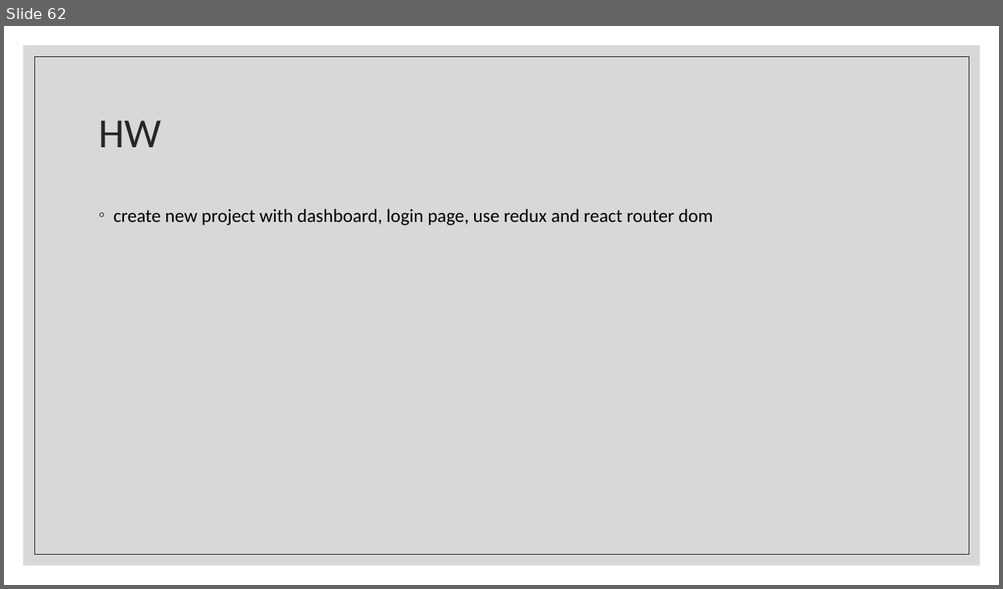
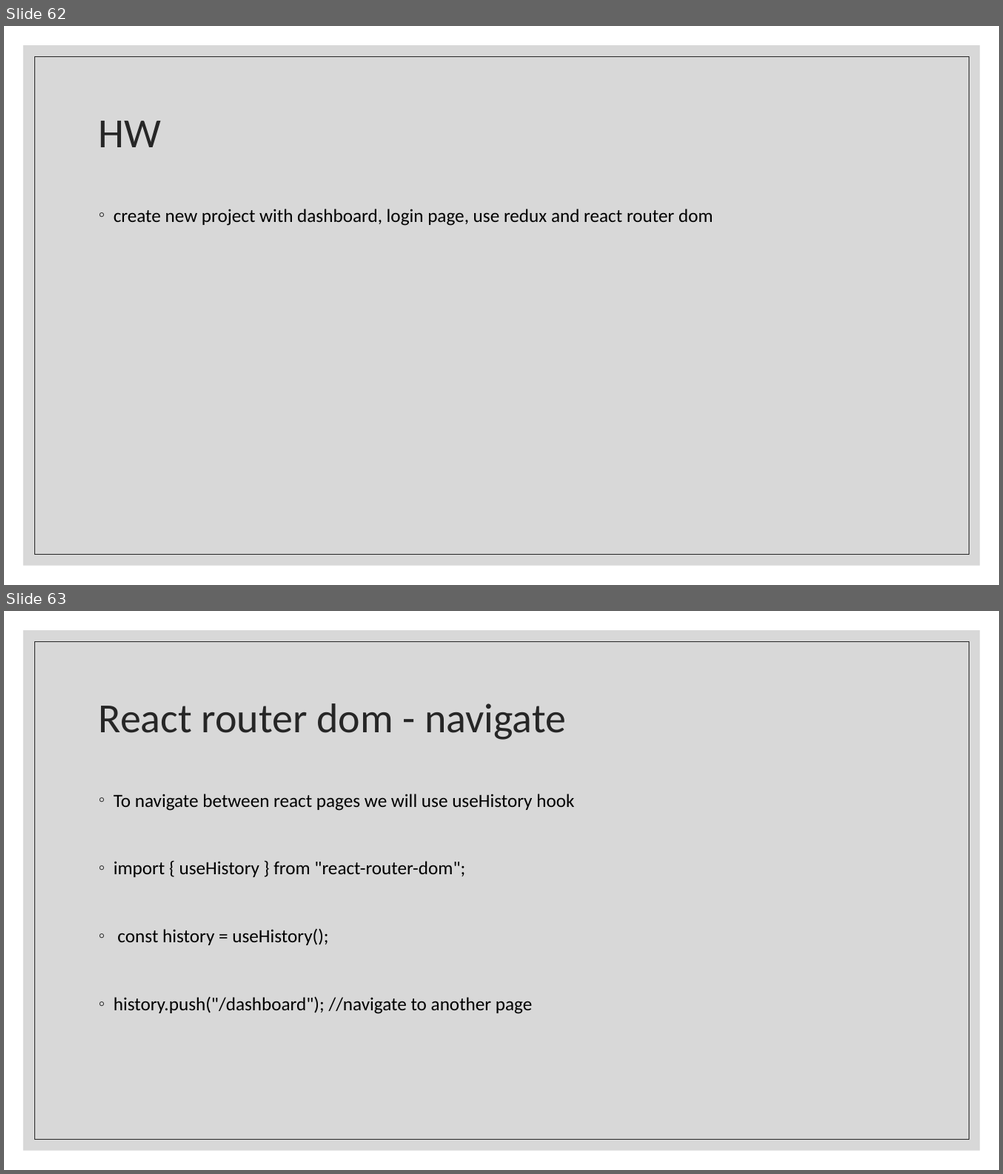
Before and after one commit to Rlss91/ht_W011121MR_morning_first-project, a slide deck: docs/React.pptx. Shown one above the other, each under a label of ours: slide 62 before the commit, slides 62 and 63 after it. The pictures are 1003x589 and 1003x1174 pixels, drawn with LibreOffice and Linux fonts; fonts in the diff are those of the drawing. Boxes give left, top, right and bottom in pixels: in the first picture for what was removed or moved away, otherwise in the second. Text is boxed around its words. In the diff, an @@ line names an element or a change of style, - is before the commit and + after.

Commit message:
use history

```diff
--- a/docs/React.pptx
+++ b/docs/React.pptx
@@ slide 63 added at [4,611,999,1170], background #FFFFFF; not listed: 2 template elements that a slide beside it also shows @@
@@ title added at [99,703,566,740], 40 pt, text #262626 @@
+React router dom - navigate
@@ text added at [114,794,574,1014], 18 pt, text #000000 @@
+◦ To navigate between react pages we will use useHistory hook
+◦ import { useHistory } from "react-router-dom";
+◦ const history = useHistory();
+◦ history.push("/dashboard"); //navigate to another page
```
Also in this commit, not shown: 1 other slide added, 1 other file.
